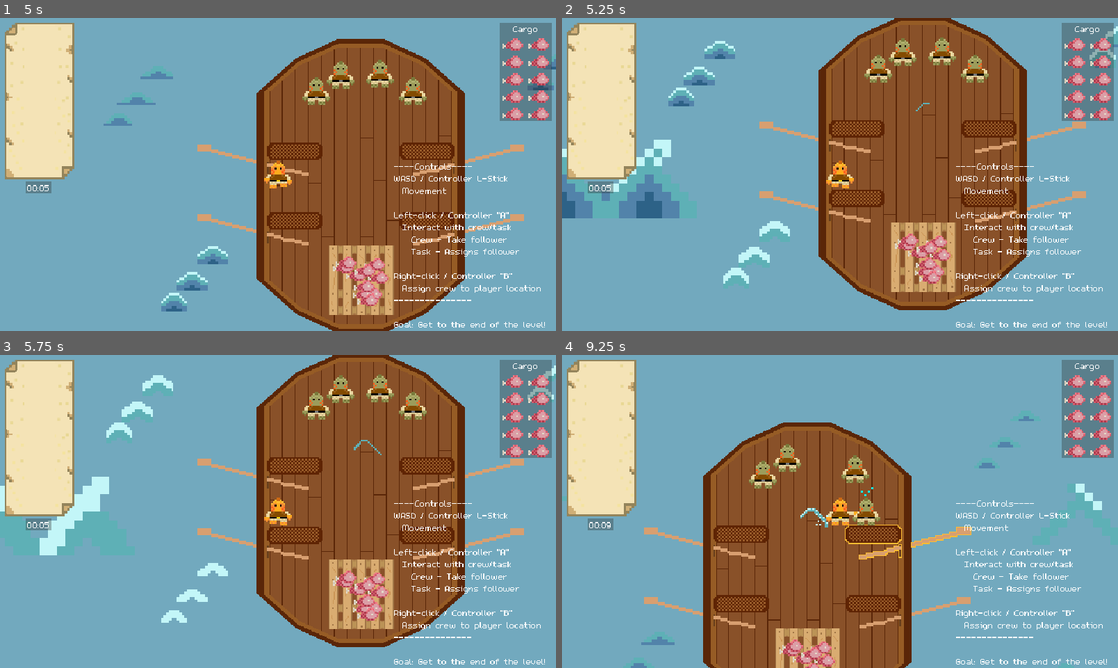
Above: before the commit, frames 1-4 (two rows, left to right).
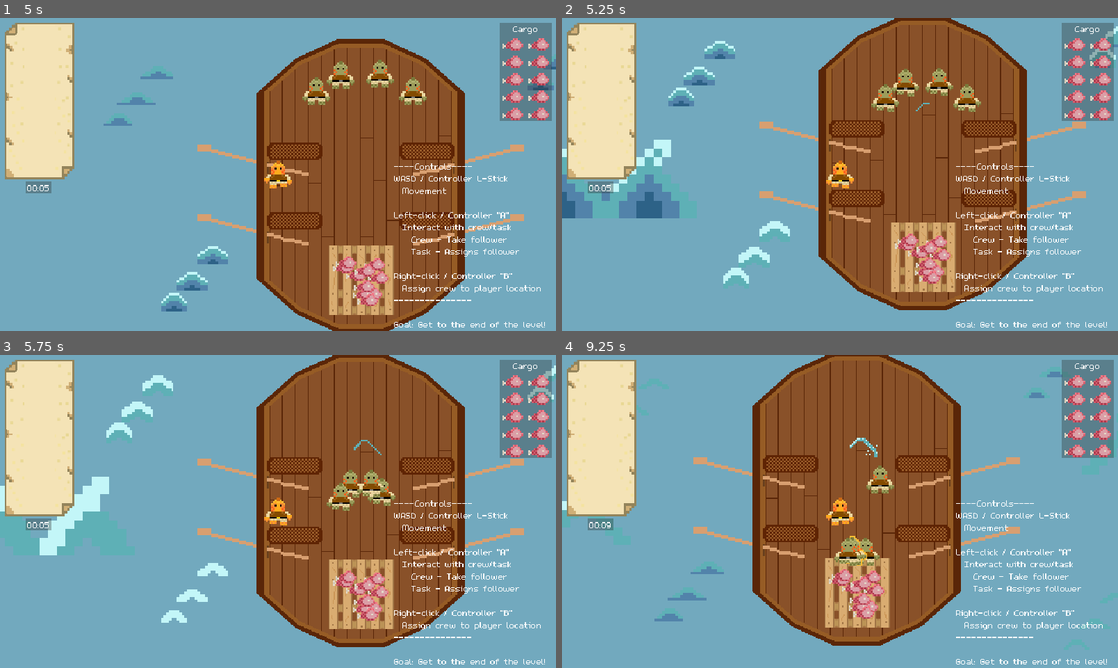
Above: after the commit, the same moments.

Repository: Splashy-Inc/splish-splashisson
Game: Godot game, scene res://Scenes/playground.tscn
The game is run twice, just before and just after one commit, with the same random seed, the same clock (stepped at 60 frames per second) and the same inputs.
Inputs:
- Up to frame 1 (5 s): hold D (right) 0.53-1.28 s; hold I (interact) 0.53-1.28 s; hold S (down) 1.28-2.03 s; tap O (location) at 1.35, 2.85, 4.35 s; hold D (right) 2.03-2.78 s; hold I (interact) 2.03-2.78 s; hold W (up) 2.78-3.53 s; hold I (interact) 3.53-4.28 s; hold A (left) from 3.53 s (still down)
- Up to frame 2 (5.25 s): release A (left) at 5.03 s; hold S (down) from 5.03 s (still down); hold I (interact) from 5.03 s (still down)
- Up to frame 3 (5.75 s): keep holding S (down); keep holding I (interact)
- Up to frame 4 (9.25 s): release S (down) at 5.78 s; release I (interact) at 5.78 s; hold D (right) 5.78-6.53 s; tap O (location) at 5.85, 7.35, 8.85 s; hold W (up) 6.53-7.28 s; hold I (interact) 6.53-7.28 s; hold D (right) 7.28-8.03 s; hold S (down) 8.03-8.78 s; hold I (interact) 8.03-8.78 s; hold A (left) from 8.78 s (still down)

Frame 1 is identical in both runs. In frame 2, 2.0% of the frame differs, in the area x 54-77%, y 6-30%; in frame 3, 1.9%; in frame 4, 32%, in the area x 0-98%, y 0-100%.

Commit message:
Crew assigned to cargo after 5 seconds
Crew will walk toward cargo

Diff:
--- a/Scenes/crew_member.gd
+++ b/Scenes/crew_member.gd
@@ -56,18 +56,20 @@
 		following = true
 		$AnimationPlayer.play("alert")
 	else:
-		if new_assignment is Task:
-			if new_assignment is Puddle or new_assignment is Leak:
-				new_assignment.died.connect(_on_assignment_died)
-			if new_assignment.set_assignee(self):
-				$InteractableRange/CollisionShape2D.set_deferred("disabled", false)
-			else:
-				print(self, " unable to set self as assignee of ", new_assignment)
-				current_assignment = null
-				return
-
 		following = false
-		$AnimationPlayer.play("acknowledge")
+		if new_assignment is Cargo:
+			pass
+		else:
+			if new_assignment is Task:
+				if new_assignment is Puddle or new_assignment is Leak:
+					new_assignment.died.connect(_on_assignment_died)
+				if new_assignment.set_assignee(self):
+					$InteractableRange/CollisionShape2D.set_deferred("disabled", false)
+				else:
+					print(self, " unable to set self as assignee of ", new_assignment)
+					current_assignment = null
+					return
+			$AnimationPlayer.play("acknowledge")
 
 	if current_assignment:
 		if current_assignment is Marker2D:
@@ -164,3 +166,7 @@
 			if global_position.distance_to(node.global_position) < global_position.distance_to(closest_node.global_position):
 				closest_node = node
 		return closest_node
+
+func _on_distraction_timer_timeout() -> void:
+	print(self, " is distracted, going for cargo: ", get_tree().get_nodes_in_group("cargo").front())
+	set_assignment(get_tree().get_nodes_in_group("cargo").front())
--- a/Scenes/crew_member.tscn
+++ b/Scenes/crew_member.tscn
@@ -714,5 +714,11 @@
 wait_time = 3.0
 one_shot = true
 
+[node name="DistractionTimer" type="Timer" parent="."]
+wait_time = 5.0
+one_shot = true
+autostart = true
+
 [connection signal="assignment_started" from="." to="." method="_on_assignment_started"]
 [connection signal="body_entered" from="InteractableRange" to="." method="_on_interactable_range_body_entered"]
+[connection signal="timeout" from="DistractionTimer" to="." method="_on_distraction_timer_timeout"]
